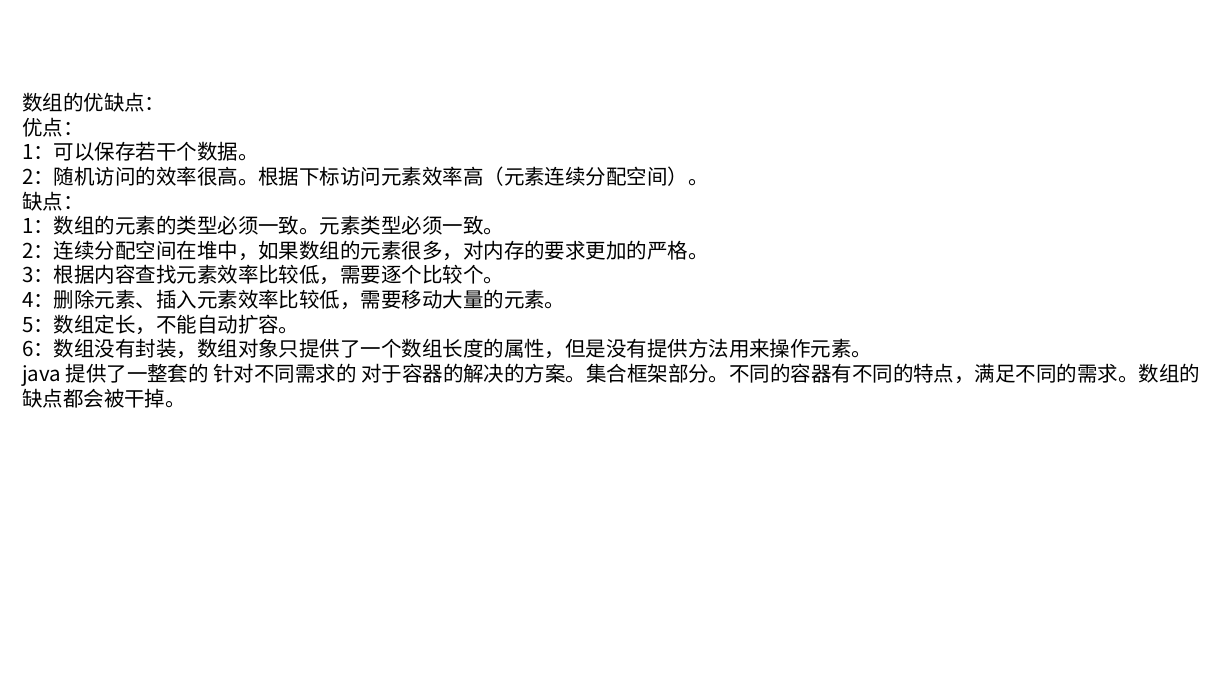
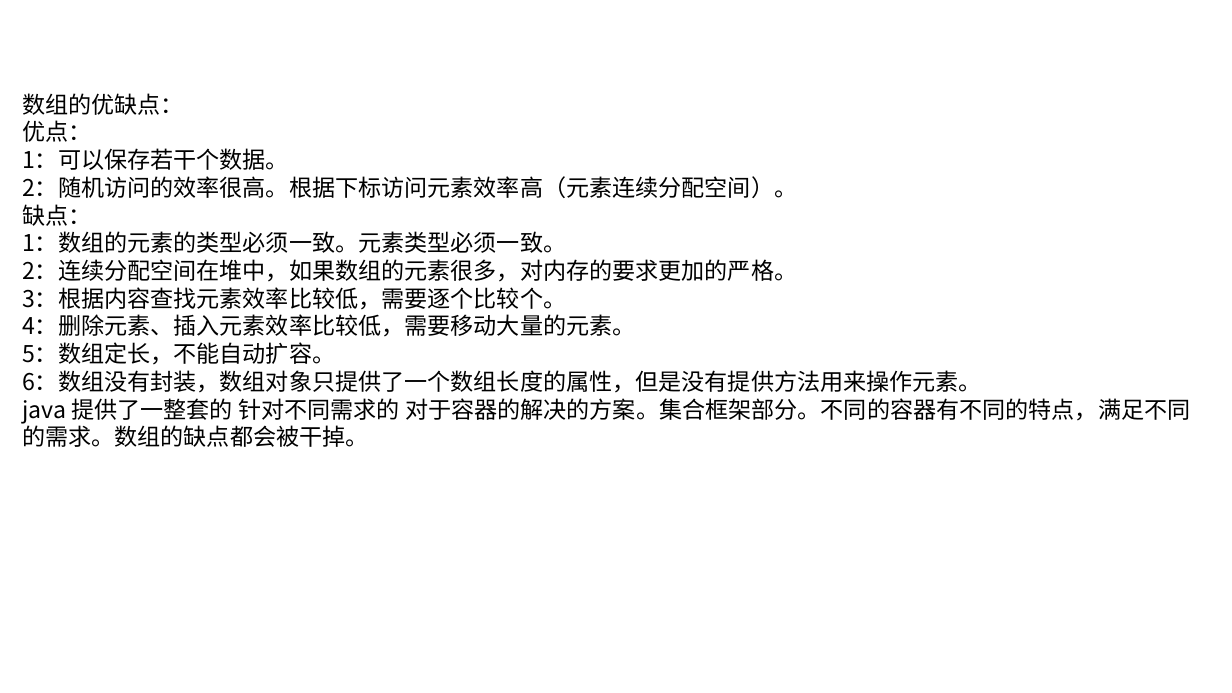
Before and after one commit to linkknown/PPT, a slide deck: slide 4 of 基础PPT/第3章：Java数组简介.pptx (slide 3 before the commit). Drawn at 1232x693 pixels with LibreOffice and Linux fonts; fonts in the diff are those of the drawing; background and template pictures are left out. Boxes give left, top, right and bottom in pixels: in the first picture for what was removed or moved away, otherwise in the second. Text is boxed around its words. In the diff, an @@ line names an element or a change of style, - is before the commit and + after.

Commit message:
PPT 内容优化

```diff
--- a/基础PPT/第3章：Java数组简介.pptx
+++ b/基础PPT/第3章：Java数组简介.pptx
@@ text "数组的优缺点：" at bbox=[22, 93, 1190, 447]: size 16 to 18 pt @@
```
Also in this commit, not shown: 4 other slides changed, 1 slide added, 2 slides removed, 1 other file.
